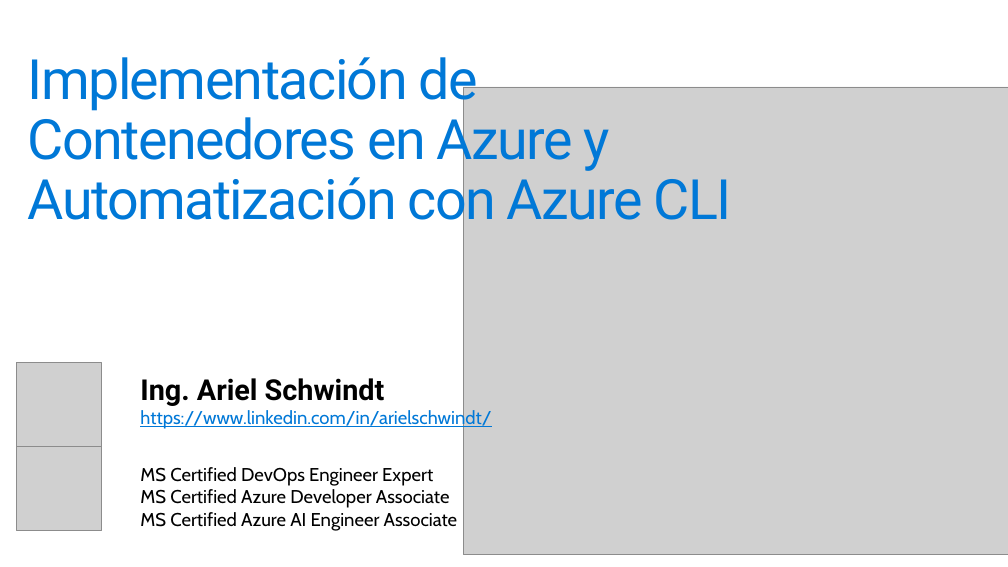
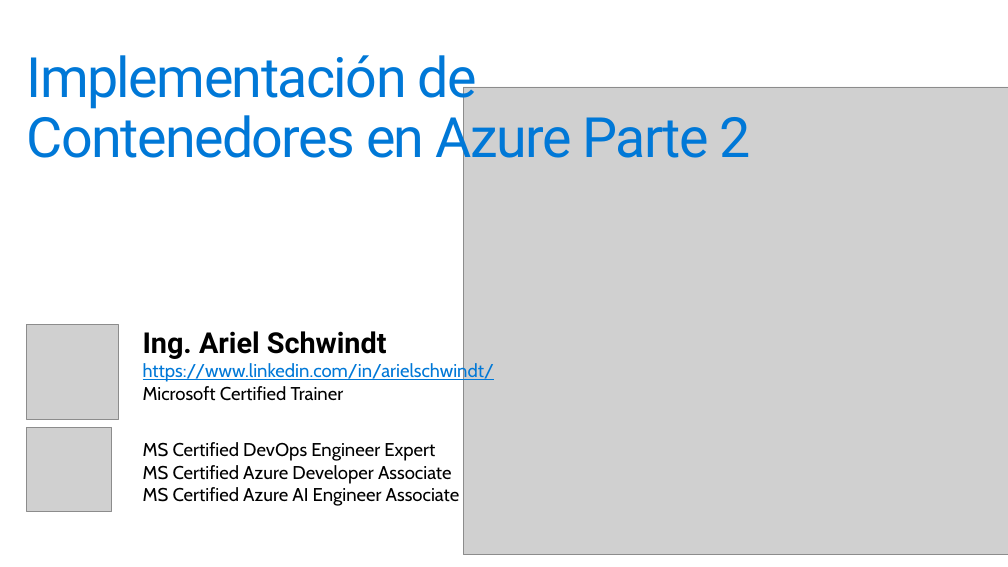
Before and after one commit to ingsoft3ucc/TPS_2024, a slide deck: slide 2 of trabajos/09-contenedores-azure-automatizacion-Parte2.pptx. Drawn at 1008x567 pixels with LibreOffice and Linux fonts; fonts in the diff are those of the drawing; grey boxes stand for pictures. Boxes give left, top, right and bottom in pixels: in the first picture for what was removed or moved away, otherwise in the second. Text is boxed around its words. In the diff, an @@ line names an element or a change of style, - is before the commit and + after.

Commit message:
09 ppt y pdf

```diff
--- a/trabajos/09-contenedores-azure-automatizacion-Parte2.pptx
+++ b/trabajos/09-contenedores-azure-automatizacion-Parte2.pptx
@@ title at <box>27,55,751,171</box>: text changed @@
-Implementación de Contenedores en Azure y Automatización con Azure CLI
+Implementación de Contenedores en Azure Parte 2
@@ picture added at <box>27,325,118,419</box> @@
@@ text "Ing. Ariel Schwindt": place and size @@
-text "Ing. Ariel Schwindt" at <box>140,378,491,531</box>
+text "Ing. Ariel Schwindt" at <box>143,331,494,506</box>
@@ text at <box>143,362,494,461</box>: text changed; text colour #0078D7 to #000000 @@
-https://www.linkedin.com/in/arielschwindt/
-MS Certified DevOps Engineer Expert
+https://www.linkedin.com/in/arielschwindt/
+Microsoft Certified Trainer
+MS Certified DevOps Engineer Expert
@@ picture removed at <box>16,447,102,531</box> @@
@@ picture: place and size @@
-picture at <box>16,362,102,446</box>
+picture at <box>27,428,112,511</box>
```
Also in this commit, not shown: 1 other slide changed, 8 slides removed, 1 other file.
